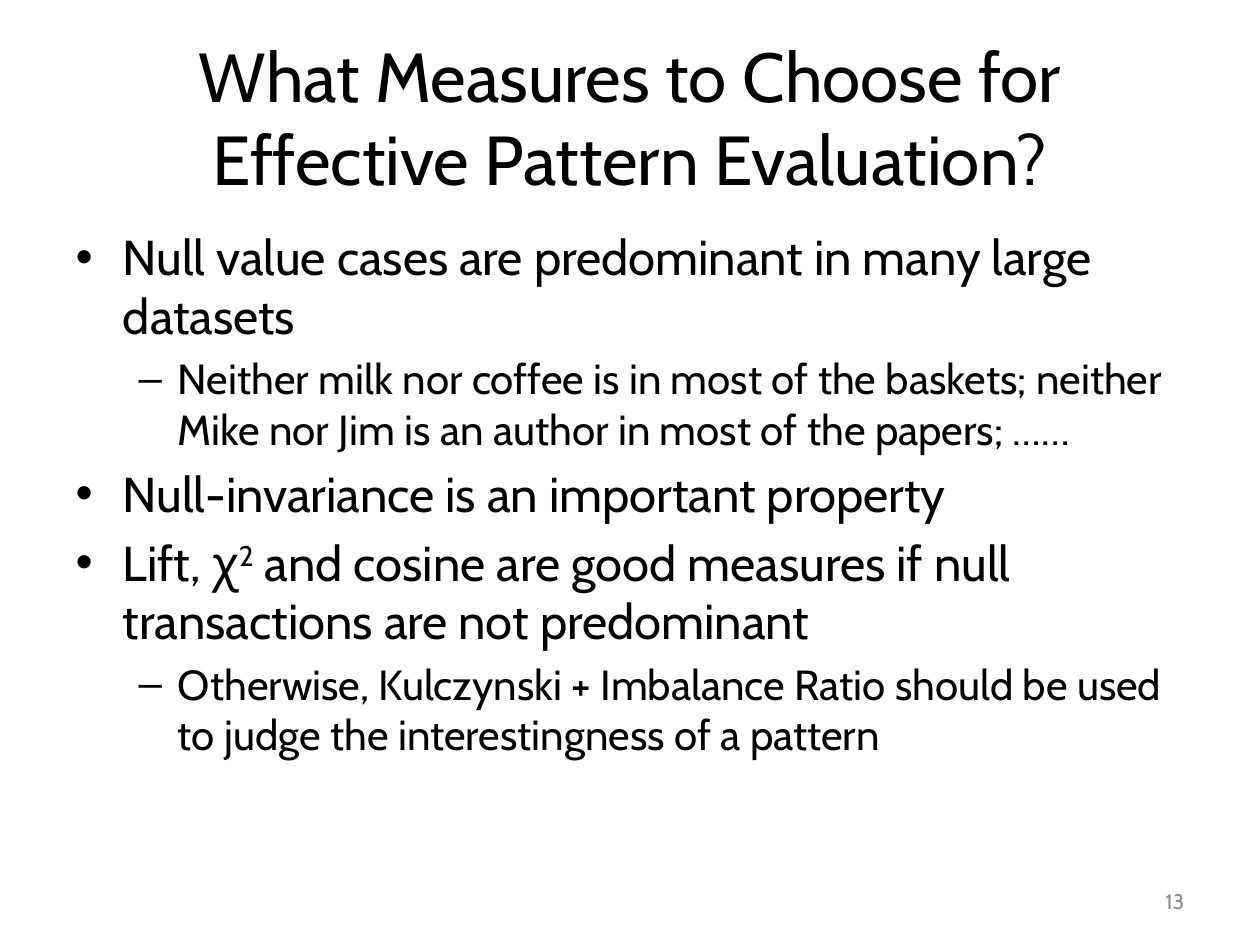
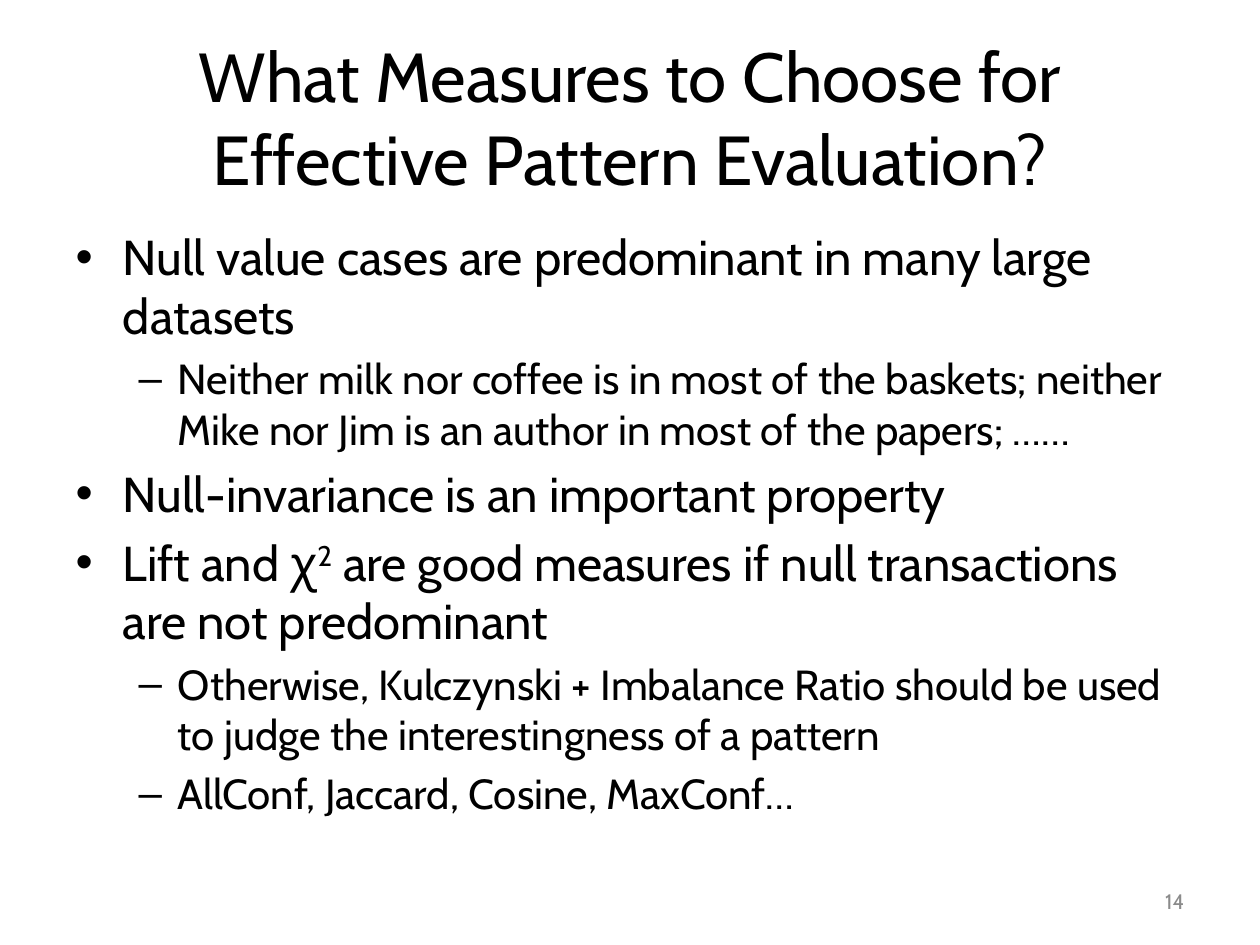
Before and after one commit to mjiang89/mjiang89.github.io, a slide deck: slide 14 of teaching/CSEx0647Fall17-11-PatternEvaluation.pptx (slide 13 before the commit). Drawn at 1260x945 pixels with LibreOffice and Linux fonts; fonts in the diff are those of the drawing. Boxes give left, top, right and bottom in pixels: in the first picture for what was removed or moved away, otherwise in the second. Text is boxed around its words. In the diff, an @@ line names an element or a change of style, - is before the commit and + after.

```diff
--- a/teaching/CSEx0647Fall17-11-PatternEvaluation.pptx
+++ b/teaching/CSEx0647Fall17-11-PatternEvaluation.pptx
@@ text at [123, 544, 1118, 651]: text changed @@
-• Lift, χ2 and cosine are good measures if null transactions are not predominant
+• Lift and χ2 are good measures if null transactions are not predominant
@@ text at [178, 777, 794, 816]: paragraph added @@
+  – AllConf, Jaccard, Cosine, MaxConf…
@@ page number at [1165, 894, 1184, 909]: text changed @@
-13
+14
```
Also in this commit, not shown: 6 other slides changed, 2 slides added, 2 other files.
